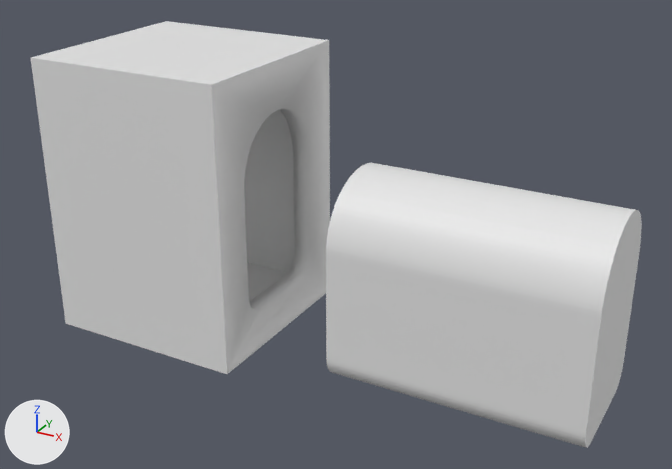
A saved change to the Blender file Models/GroupD/Factory Kit/Rooms/Smelter Room/Wall/FI-076 Smeltery DoorFrame.blend.
Before and after are seen from a 50 mm lens placed at (5.6, -7.14, 4.76), pointed at (1.71, -0.07, 1.23). Arrows for +X, +Y and +Z are at lower left; the lights stay in place.

Before the edit, the objects in view are built like this:
```python
me_cube = bpy.data.meshes.new('Cube')
me_cube.from_pydata(...)  # 114 vertices, 12 faces; spans x -0.9..0.95, y -0.9..0.9, z 0.1..2.7
me_cube.polygons.foreach_set('use_smooth', [True] * 12)
me_cube_002 = bpy.data.meshes.new('Cube.002')
me_cube_002.from_pydata(...)  # 10 vertices, 7 faces; spans x -0.06..2.14, y -0.6..0.6, z 0.0..2.0
ob_fi_76_smeltery_doorframe = bpy.data.objects.new('FI-76 Smeltery DoorFrame', me_cube)
ob_fi_76_smeltery_doorframe.location = (0.0, 0.0, 0.0)
_m = ob_fi_76_smeltery_doorframe.modifiers.new('Solidify', 'SOLIDIFY')
_m.thickness = 0.2
_m.offset = 0.0
_m.use_even_offset = True
ob_smeltery_door = bpy.data.objects.new('Smeltery Door', me_cube_002)
ob_smeltery_door.location = (2.0, 0.0, 0.0)
ob_smeltery_door.scale = (1.1, 1.1, 1.1)
_m = ob_smeltery_door.modifiers.new('Bevel', 'BEVEL')
_m.width = 1.56
_m.width_pct = 1.56
_m.segments = 10
_m.limit_method = 'WEIGHT'
```
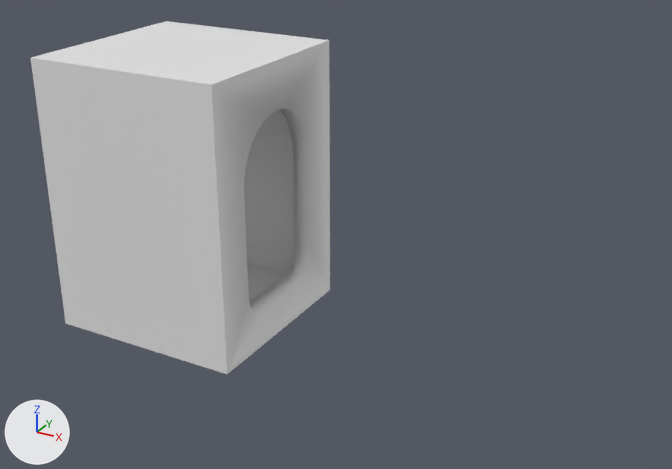
Changed parts and their boxes [x1, y1, x2, y2] in the pictures (672 x 469 px):
'Smeltery Door', deleted: before [326, 163, 642, 448]

Diff of the bpy script that builds the scene:
```diff
--- a/Models/GroupD/Factory Kit/Rooms/Smelter Room/Wall/FI-076 Smeltery DoorFrame.blend.py
+++ b/Models/GroupD/Factory Kit/Rooms/Smelter Room/Wall/FI-076 Smeltery DoorFrame.blend.py
@@ ob_smeltery_door @@
-ob_smeltery_door = bpy.data.objects.new('Smeltery Door', me_cube_002)
-ob_smeltery_door.location = (2.0, 0.0, 0.0)
-ob_smeltery_door.scale = (1.1, 1.1, 1.1)
-_m = ob_smeltery_door.modifiers.new('Bevel', 'BEVEL')
-_m.width = 1.56
-_m.width_pct = 1.56
-_m.segments = 10
-_m.limit_method = 'WEIGHT'
```
